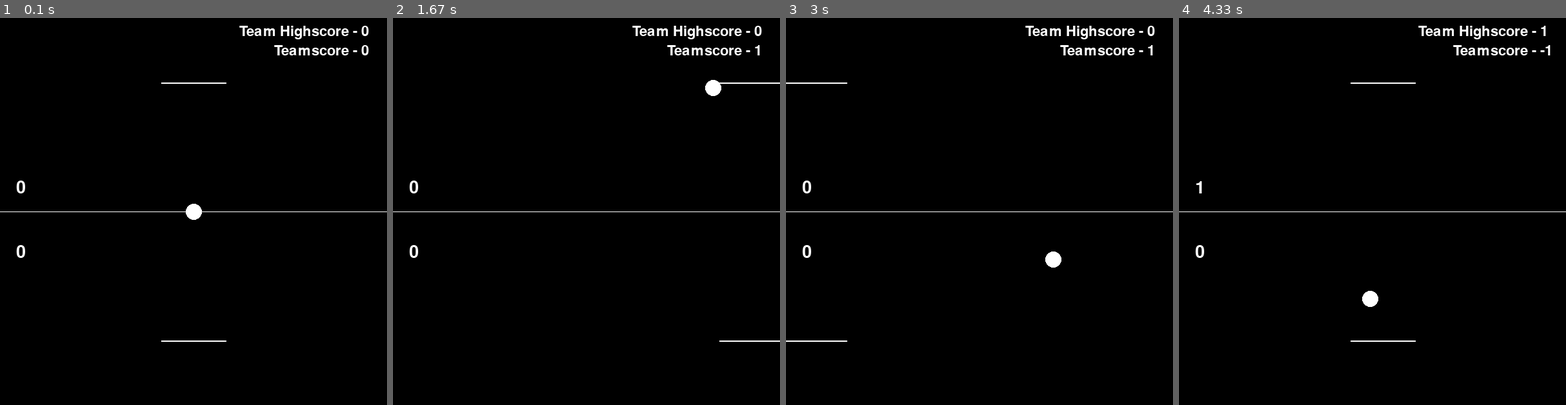
Above: before the commit, frames 1-4 (left to right).
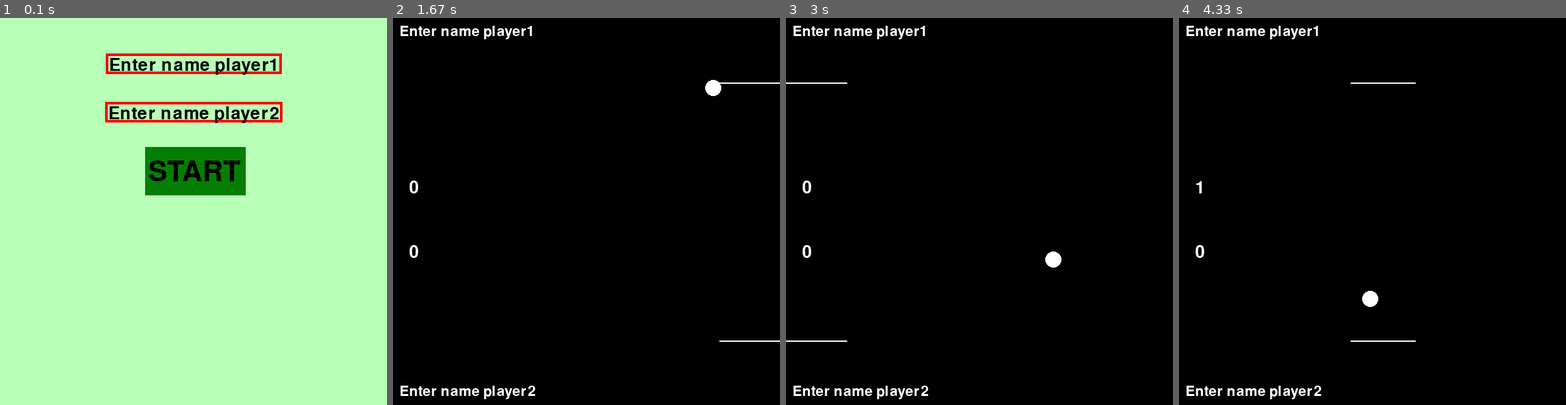
Above: after the commit, the same moments.

Repository: Pkpratik/pygame-class
Game: pygame game, started from Jonah/Projects/P5.0 - 2player Pong.py
Same seed, same stepped clock (60 frames per second), same inputs: the game is played once before the commit and once after it.
Inputs (mouse positions are in pixels of both pictures, inside the frame that each line leads up to):
- Up to frame 1 (0.1 s): no input
- Up to frame 2 (1.67 s): click (586, 172) at 0.38 s, where only the run after the commit has a clickable "START"; tap Space at 0.67, 1.07, 1.37 s; hold Right 1-1.47 s; hold D 1-1.47 s
- Up to frame 3 (3 s): hold Left 2-2.53 s; hold A 2-2.53 s; tap Space at 2.07, 2.37, 2.63, 2.93 s; hold Left 2.57-2.97 s; hold A 2.57-2.97 s
- Up to frame 4 (4.33 s): hold Right 3-3.63 s; hold D 3-3.63 s; tap Space at 3.07, 3.37, 3.73, 4.03, 4.23 s; hold Left 3.67-4.13 s; hold A 3.67-4.13 s; hold Right from 4.17 s (still down); hold D from 4.17 s (still down)

The runs differ from the first frame. In frame 1, 99% of the frame differs, in the area x 0-100%, y 0-100%; in frame 2, 1.8%; in frame 3, 1.8%; in frame 4, 1.7%.

Commit message:
Textfixing - Scores

Diff:
--- a/Jonah/Projects/P5.0 - 2player Pong.py
+++ b/Jonah/Projects/P5.0 - 2player Pong.py
@@ -13,11 +13,29 @@
 pygame.display.set_caption('Brick Breaker')
 base_font=pygame.font.Font(None,40)
 other_font=pygame.font.Font(None,32)
+starting_font=pygame.font.Font(None,64)
 
 #dif. speeds
 forward_speed=1
 downward_speed=1
 barspeed=8
+
+#Buttons
+starting_button=pygame.Rect(225,200,156,75)
+
+#player1 info
+player_name1="Enter name player1"
+input_rect1=pygame.Rect(70,55,150,32)
+input_active1=False
+deactive_color=(255,0,0)
+active_color=(0,255,0)
+input_color1=deactive_color
+
+#player2 info
+player_name2="Enter name player2"
+input_rect2=pygame.Rect(70,130,150,32)
+input_active2=False
+input_color2=deactive_color
 
 #sounds
 barhit=pygame.mixer.Sound('Jonah/Projects/2pp_barsound.wav')
@@ -106,6 +124,66 @@
 
 ball1=ball()
 
+run=True
+    #Openingsscreen
+while run:
+    #Standard while-loop beginning
+    screen=pygame.display.set_mode((600,600))
+    screen.fill((184,255,184))
+    for event in pygame.event.get():
+        if event.type==pygame.QUIT:
+            run=False
+        if event.type==pygame.MOUSEBUTTONDOWN:
+            if starting_button.collidepoint(event.pos):
+                pygame.draw.rect(screen,(85,176,85),starting_button)
+                run=False
+            if input_rect1.collidepoint(event.pos):
+                input_active2=False
+                input_active1=True
+                input_color1=active_color
+                if player_name1=="Enter name player1":
+                    player_name1=""
+            else:
+                input_color=deactive_color
+            if input_rect2.collidepoint(event.pos):
+                input_active1=False
+                input_active2=True
+                input_color2=active_color
+                if player_name2=="Enter name player2":
+                    player_name2=""
+            else:
+                input_color=deactive_color
+
+
+        if event.type==pygame.KEYDOWN:
+            if input_active1==True:
+                if event.key==pygame.K_BACKSPACE:
+                    player_name1=player_name1[:-1]
+                else:
+                    player_name1+=event.unicode
+            if input_active2==True:
+                if event.key==pygame.K_BACKSPACE:
+                    player_name2=player_name2[:-1]
+                else:
+                    player_name2+=event.unicode
+
+    pygame.draw.rect(screen,(4,126,4),starting_button)
+    pygame.draw.rect(screen,input_color1,input_rect1,4)
+    pygame.draw.rect(screen,input_color2,input_rect2,4)
+    name_surface1=base_font.render(player_name1,True,black)
+    name_surface2=base_font.render(player_name2,True,black)
+    input_rect1.w = max(name_surface1.get_width()+10,140)
+    input_rect1.x=w//2-input_rect1.w//2
+    input_rect2.w = max(name_surface2.get_width()+10,140)
+    input_rect2.x=w//2-input_rect2.w//2
+    screen.blit(name_surface1,(input_rect1.x+5,input_rect1.y+5))
+    screen.blit(name_surface2,(input_rect2.x+5,input_rect2.y+5))
+
+    #Other
+    someothervariable2=starting_font.render("START",True,black)
+    screen.blit(someothervariable2,(starting_button.x+5,starting_button.y+17))
+    pygame.display.update()
+
 #Gameloop
 run=True
 while run:
@@ -124,8 +202,12 @@
     if key[pygame.K_LEFT]==1 and bar1.left>=0:
         bar1=pygame.Rect.move(bar1,-barspeed,0)
     if key[pygame.K_SPACE]==1:
-        if ball1.setdown==True or ball1.setup==True:
+        if ball1.setdown==True:
             ball1.teamscore=-1
+            ball1.forward_speed=2
+            ball1.downward_speed=2
+        if ball1.setup==True:
+            ball1.teamscore=0
             ball1.forward_speed=2
             ball1.downward_speed=2
         ball1.space_pressed=True
@@ -157,16 +239,19 @@
     screen.blit(sup,(25,250))
     sdown=base_font.render(str(scoredown),True,white)
     screen.blit(sdown,(25,350))
-    steam=other_font.render("Teamscore - "+str(ball1.teamscore),True,white)
-    hsteam=other_font.render("Team Highscore - "+str(ball1.ths),True,white)
-    screen.blit(steam,(425,40))
-    screen.blit(hsteam,(371,10))
-
+    if ball1.setup==True or ball1.setdown==True:
+        steam=other_font.render("Teamscore - "+str(ball1.teamscore),True,white)
+        screen.blit(steam,(425,40))
+        hsteam=other_font.render("Team Highscore - "+str(ball1.ths),True,white)
+        screen.blit(hsteam,(371,10))
+    n1=other_font.render(str(player_name1),True,white)
+    screen.blit(n1,(10,10))
+    n2=other_font.render(str(player_name2),True,white)
+    screen.blit(n2,(10,h-32))
 
     #Overall drawing/displaying
     pygame.draw.rect(screen,white,bar1)
     pygame.draw.rect(screen,white,bar2)
-    pygame.draw.line(screen,white,(0,300),(600,300))
 
     #Standard While-loop ending
     pygame.display.update()
